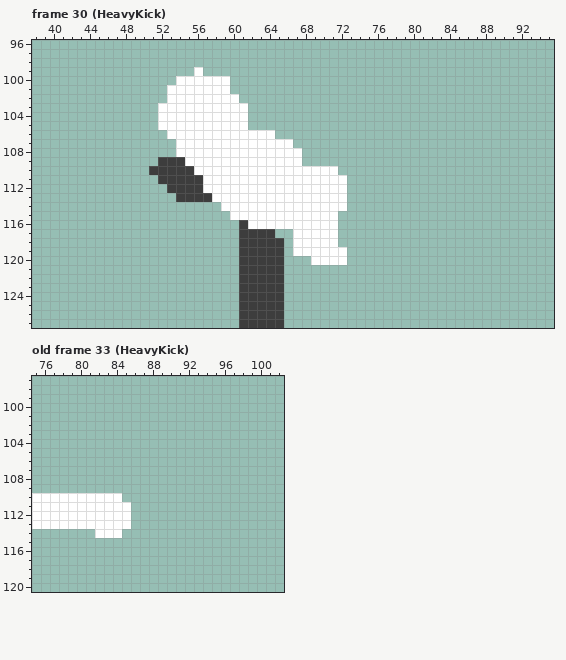
Pixel-art file -- src/Unity/Fighters/Assets/Art/Sprites/Animations/secondNormals.aseprite. The picture above was drawn from the file before the commit.
128x128 pixels, 44 frames. Shown: frame 30 (HeavyKick): x 38..95, y 96..127; old frame 33 (HeavyKick): x 75..102, y 97..120. The commit also changed other frames, which this record leaves out.
Once edited:
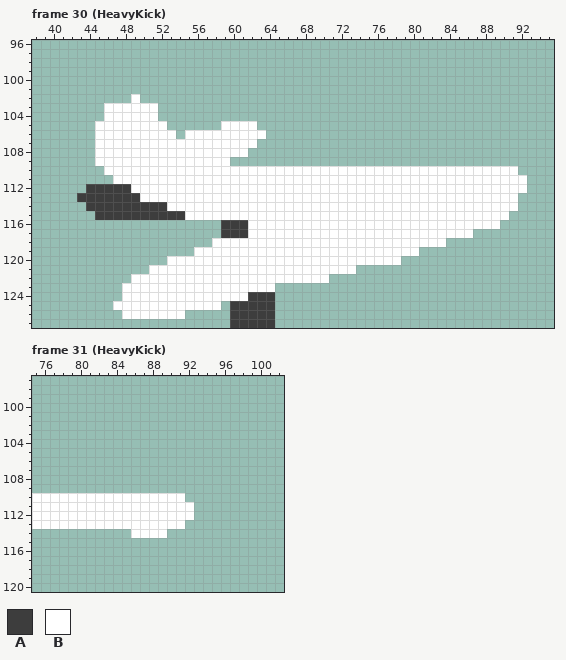
Palette (. is transparent): A #3d3d3d  B #ffffff
A new or re-ordered frame is compared with the old frame closest to it.
Change:
frames re-ordered
--- frame 30 (HeavyKick), layers "Layer 2", "Layer 1"
@@ x 38..95 @@
  98 ..........................................................
- 99 ..................B.......................................
-100 ................BBBBBB....................................
-101 ...............BBBBBBB....................................
-102 ...............BBBBBBBB...................................
-103 ..............BBBBBBBBBB..................................
-104 ..............BBBBBBBBBB..................................
-105 ..............BBBBBBBBBB..................................
-106 ...............BBBBBBBBBBBB...............................
-107 ................BBBBBBBBBBBBB.............................
-108 ................BBBBBBBBBBBBBB............................
-109 ..............AAABBBBBBBBBBBBB............................
-110 .............AAAAABBBBBBBBBBBBBBBB........................
-111 ..............AAAAABBBBBBBBBBBBBBBB.......................
-112 ...............AAAABBBBBBBBBBBBBBBB.......................
-113 ................AAAABBBBBBBBBBBBBBB.......................
-114 .....................BBBBBBBBBBBBBB.......................
-115 ......................BBBBBBBBBBBB........................
-116 .......................ABBBBBBBBBB........................
-117 .......................AAAA..BBBBB........................
-118 .......................AAAAA.BBBBB........................
-119 .......................AAAAA.BBBBBB.......................
-120 .......................AAAAA...BBBB.......................
-121 .......................AAAAA..............................
-122 .......................AAAAA..............................
-123 .......................AAAAA..............................
-124 .......................AAAAA..............................
-125 .......................AAAAA..............................
-126 .......................AAAAA..............................
-127 .......................AAAAA..............................
+ 99 ..........................................................
+100 ..........................................................
+101 ..........................................................
+102 ...........B..............................................
+103 ........BBBBBB............................................
+104 ........BBBBBB............................................
+105 .......BBBBBBBB......BBBB.................................
+106 .......BBBBBBBBB.BBBBBBBBB................................
+107 .......BBBBBBBBBBBBBBBBBB.................................
+108 .......BBBBBBBBBBBBBBBBB..................................
+109 .......BBBBBBBBBBBBBBB....................................
+110 ........BBBBBBBBBBBBBBBBBBBBBBBBBBBBBBBBBBBBBBBBBBBBBB....
+111 .........BBBBBBBBBBBBBBBBBBBBBBBBBBBBBBBBBBBBBBBBBBBBBB...
+112 ......AAAAABBBBBBBBBBBBBBBBBBBBBBBBBBBBBBBBBBBBBBBBBBBB...
+113 .....AAAAAAABBBBBBBBBBBBBBBBBBBBBBBBBBBBBBBBBBBBBBBBBB....
+114 ......AAAAAAAAABBBBBBBBBBBBBBBBBBBBBBBBBBBBBBBBBBBBBBB....
+115 .......AAAAAAAAAABBBBBBBBBBBBBBBBBBBBBBBBBBBBBBBBBBBB.....
+116 .....................AAABBBBBBBBBBBBBBBBBBBBBBBBBBBB......
+117 .....................AAABBBBBBBBBBBBBBBBBBBBBBBBB.........
+118 ....................BBBBBBBBBBBBBBBBBBBBBBBBBB............
+119 ..................BBBBBBBBBBBBBBBBBBBBBBBBB...............
+120 ...............BBBBBBBBBBBBBBBBBBBBBBBBBB.................
+121 .............BBBBBBBBBBBBBBBBBBBBBBB......................
+122 ...........BBBBBBBBBBBBBBBBBBBBBB.........................
+123 ..........BBBBBBBBBBBBBBBBB...............................
+124 ..........BBBBBBBBBBBBBBAAA...............................
+125 .........BBBBBBBBBBBB.AAAAA...............................
+126 ..........BBBBBBB.....AAAAA...............................
+127 ......................AAAAA...............................
--- frame 31 (HeavyKick) against old frame 33 (HeavyKick), layer "Layer 1"
@@ x 80..94 @@
 109 ...............
-110 BBBBB..........
-111 BBBBBB.........
-112 BBBBBB.........
-113 BBBBBB.........
-114 ..BBB..........
+110 BBBBBBBBBBBB...
+111 BBBBBBBBBBBBB..
+112 BBBBBBBBBBBBB..
+113 BBBBBBBBBBBB...
+114 ......BBBB.....
 115 ...............
